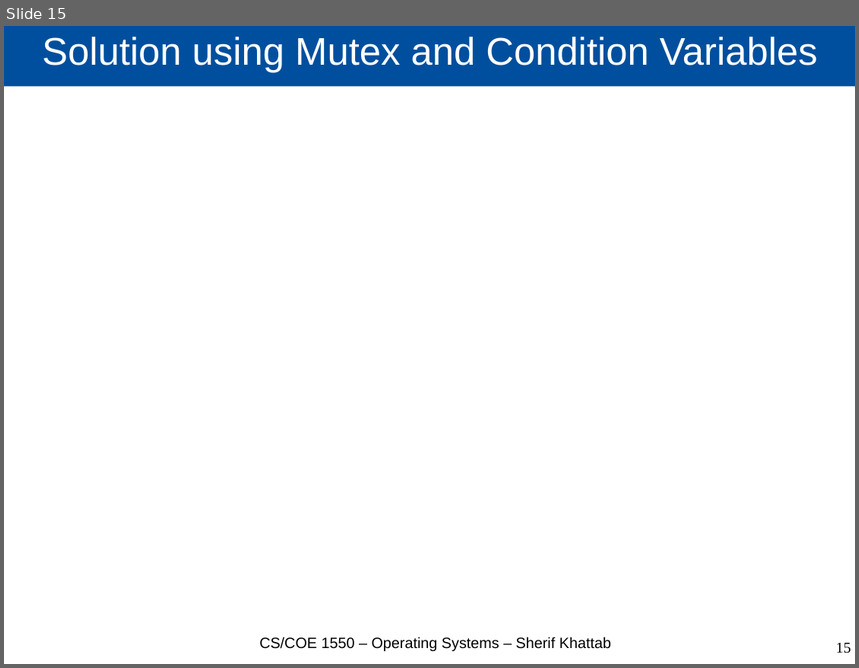
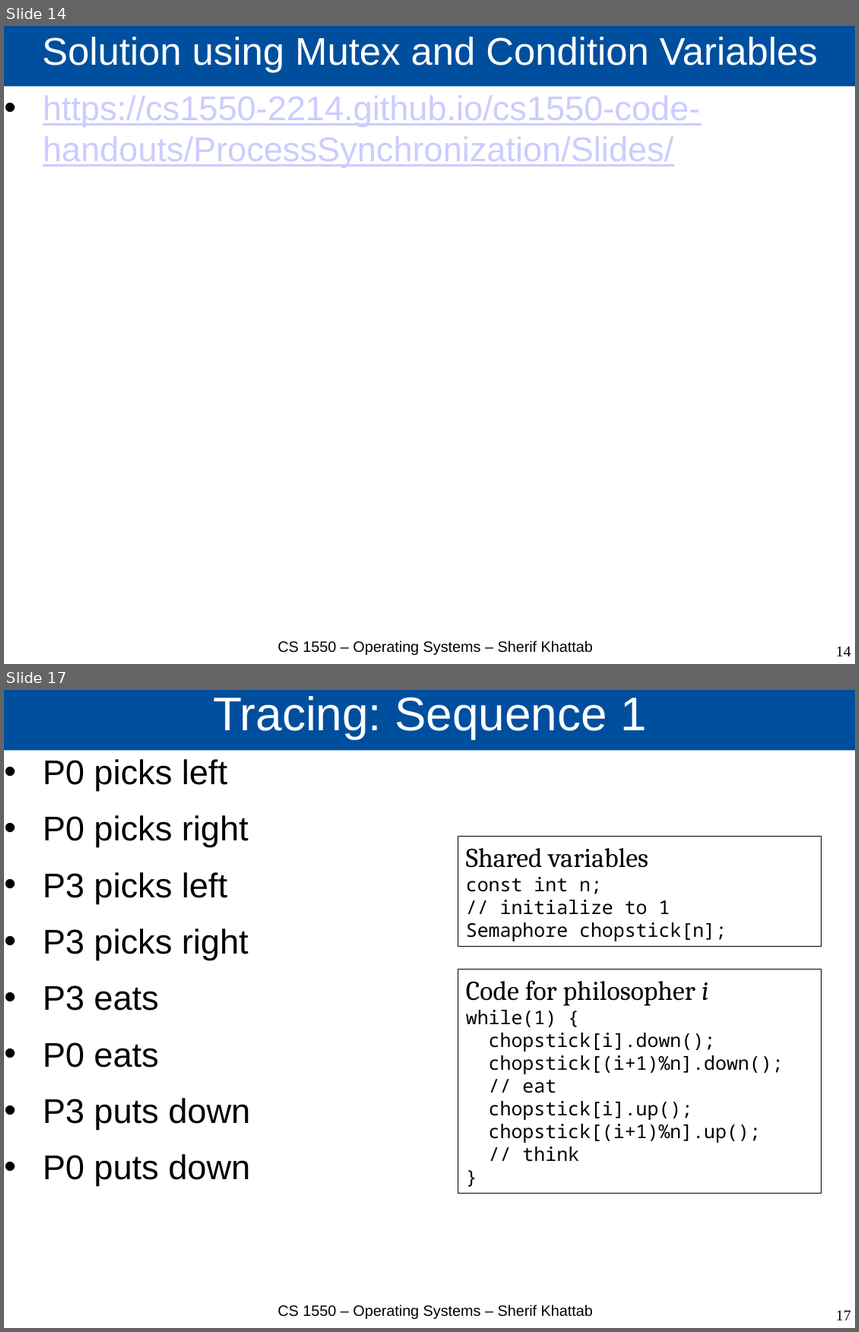
Before and after one commit to cs1550-2244/cs1550-code-handouts, a slide deck: DraftSlides/Lecture8.pptx. Shown one above the other, each under a label of ours: slide 15 before the commit, slides 14 and 17 after it; the slides between them are not shown. The pictures are 859x668 and 859x1332 pixels, drawn with LibreOffice and Linux fonts; fonts in the diff are those of the drawing. Boxes give left, top, right and bottom in pixels: in the first picture for what was removed or moved away, otherwise in the second. Text is boxed around its words. In the diff, an @@ line names an element or a change of style, - is before the commit and + after.

```diff
--- a/DraftSlides/Lecture8.pptx
+++ b/DraftSlides/Lecture8.pptx
@@ slide 17 added at (4, 690, 855, 1328), background #FFFFFF @@
@@ title added at (4, 690, 855, 751), fill #004F9E, 44 pt, text #FFFFFF @@
+Tracing: Sequence 1
@@ text added at (43, 759, 250, 1186), 32 pt, text #000000 @@
+• P0 picks left
+• P0 picks right
+• P3 picks left
+• P3 picks right
+• P3 eats
+• P0 eats
+• P3 puts down
+• P0 puts down
@@ rectangle added at (458, 836, 822, 945), outline #000000 0.5 pt, 17.6 pt, text #000000 @@
+Shared variables
+const int n;
+// initialize to 1
+Semaphore chopstick[n];
@@ rectangle added at (458, 970, 822, 1195), outline #000000 0.5 pt, 17.6 pt, text #000000 @@
+Code for philosopher i
+while(1) {
+chopstick[i].down();
+chopstick[(i+1)%n].down();
+// eat
+chopstick[i].up();
+chopstick[(i+1)%n].up();
+// think
+}
@@ text added at (278, 1305, 593, 1319), 14 pt, text #000000 @@
+CS 1550 – Operating Systems – Sherif Khattab
@@ page number added at (836, 1311, 851, 1321), 14 pt, text #000000 @@
+17
@@ what was slide 15 is now slide 14 @@
@@ slide 14 changed as well @@
@@ text added at (43, 96, 701, 168), 32 pt, text #CCCCFF, underline @@
+• https://cs1550-2214.github.io/cs1550-code-handouts/ProcessSynchronization/Slides/
@@ text at (278, 641, 593, 655): text changed @@
-CS/COE 1550 – Operating Systems – Sherif Khattab
+CS 1550 – Operating Systems – Sherif Khattab
@@ page number at (836, 647, 851, 657): text changed @@
-15
+14
```
Also in this commit, not shown: 13 other slides changed, 11 other slides added, 3 other files.
